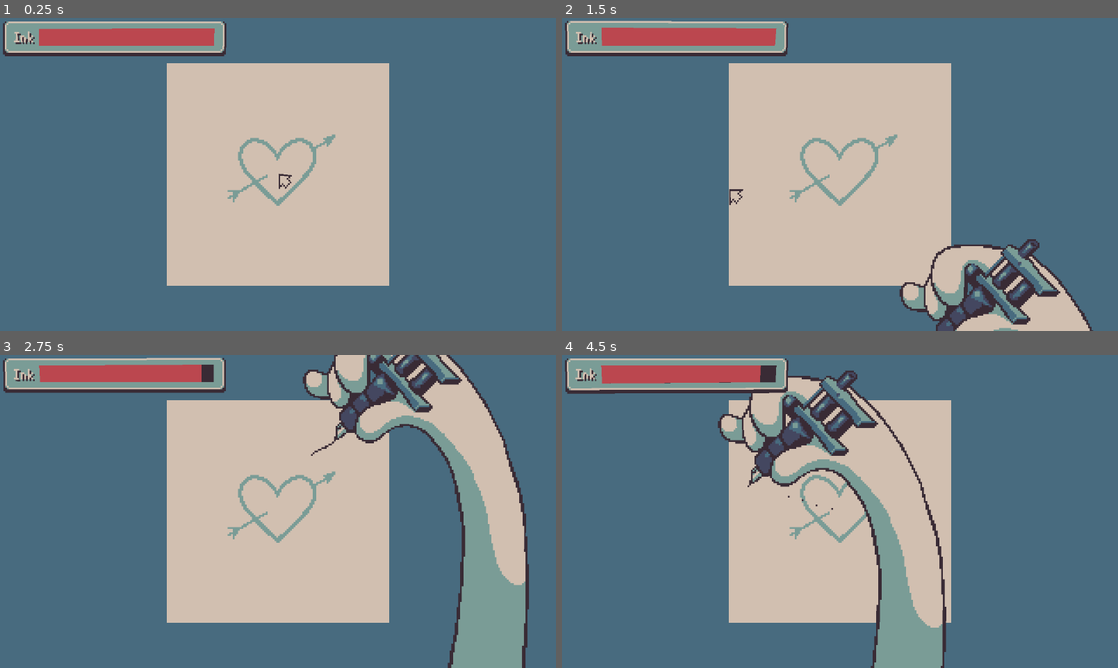
Above: before the commit, frames 1-4 (two rows, left to right).
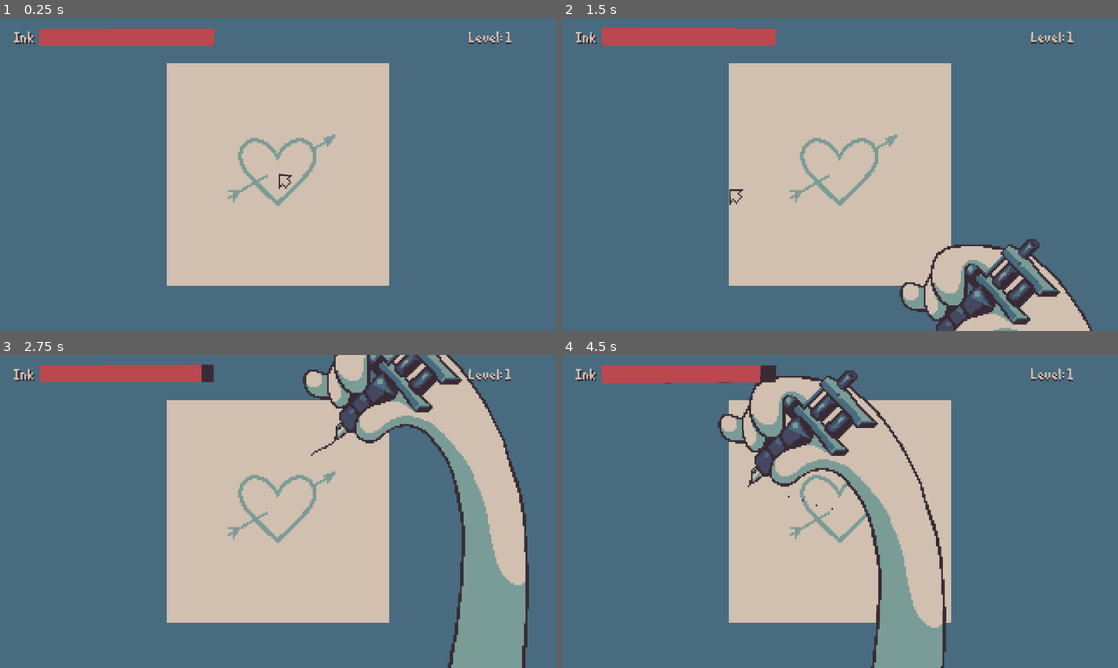
Above: after the commit, the same moments.

Repository: void22790/drunkink_ld58
Game: Godot game, scene res://scenes/root/main.tscn
Same seed, same stepped clock (60 frames per second), same inputs: the game is played once before the commit and once after it.
Inputs (mouse positions are in pixels of both pictures, inside the frame that each line leads up to):
- Up to frame 1 (0.25 s): no input
- Up to frame 2 (1.5 s): move the mouse to (962, 158) at 0.52 s; right-click (962, 158) at 0.6 s; move the mouse to (728, 190) at 1.27 s; right-click (728, 190) at 1.35 s
- Up to frame 3 (2.75 s): move the mouse to (333, 442) at 2.02 s; press the mouse at (333, 442) at 2.03 s; right-click (333, 442) at 2.3 s
- Up to frame 4 (4.5 s): move the mouse to (812, 574) at 2.77 s; release the mouse at (812, 574) at 2.78 s; right-click (812, 574) at 2.85 s; move the mouse to (1006, 558) at 3.52 s; right-click (1006, 558) at 3.6 s; move the mouse to (673, 464) at 4.27 s; click (673, 464) at 4.35 s

The runs differ from the first frame. In frame 1, 2.8% of the frame differs, in the area x 0-92%, y 1-13%; in frame 2, 2.8%; in frame 3, 2.7%; in frame 4, 2.8%.

Commit message:
Morning edits

Diff:
--- a/project.godot
+++ b/project.godot
@@ -35,6 +35,11 @@
 "events": [Object(InputEventMouseButton,"resource_local_to_scene":false,"resource_name":"","device":-1,"window_id":0,"a …(258 unchanged characters)…
 ]
 }
+back={
+"deadzone": 0.2,
+"events": [Object(InputEventKey,"resource_local_to_scene":false,"resource_name":"","device":-1,"window_id":0,"alt_pressed":false,"shift_pressed":false,"ctrl_pressed":false,"meta_pressed":false,"pressed":false,"keycode":0,"physical_keycode":4194305,"key_label":0,"unicode":0,"location":0,"echo":false,"script":null)
+]
+}
 
 [rendering]
 
--- a/scenes/root/main.tscn
+++ b/scenes/root/main.tscn
@@ -71,6 +71,11 @@
 tile_set = ExtResource("3_qo04j")
 collision_enabled = false
 
+[node name="Cig Hand" type="Node2D" parent="."]
+
+[node name="Total Timer" type="Timer" parent="Cig Hand"]
+one_shot = true
+
 [node name="Drawing Hand" type="Node2D" parent="."]
 script = ExtResource("4_t8wu2")
 
@@ -93,6 +98,7 @@
 script = ExtResource("7_7wtdl")
 
 [node name="NinePatchRect" type="NinePatchRect" parent="GUI Control/Ink Bar"]
+visible = false
 material = SubResource("ShaderMaterial_aqeut")
 layout_mode = 0
 offset_left = 2.0
@@ -140,6 +146,59 @@
 value = 80.0
 show_percentage = false
 
+[node name="Level" type="Control" parent="GUI Control"]
+layout_mode = 1
+anchors_preset = 15
+anchor_right = 1.0
+anchor_bottom = 1.0
+grow_horizontal = 2
+grow_vertical = 2
+
+[node name="Level Shadow" type="Label" parent="GUI Control/Level"]
+material = SubResource("ShaderMaterial_7wtdl")
+layout_mode = 0
+offset_left = 270.0
+offset_top = 6.0
+offset_right = 290.0
+offset_bottom = 15.0
+theme_override_colors/font_color = Color(0.22352941, 0.16862746, 0.20784314, 1)
+theme_override_fonts/font = ExtResource("8_gsrg7")
+text = "Level:"
+
+[node name="Level Text" type="Label" parent="GUI Control/Level"]
+material = SubResource("ShaderMaterial_rn6ia")
+layout_mode = 0
+offset_left = 270.0
+offset_top = 5.0
+offset_right = 290.0
+offset_bottom = 14.0
+theme_override_colors/font_color = Color(0.81960785, 0.7490196, 0.6901961, 1)
+theme_override_fonts/font = ExtResource("8_gsrg7")
+text = "Level:"
+
+[node name="Number Shadow" type="Label" parent="GUI Control/Level"]
+material = SubResource("ShaderMaterial_7wtdl")
+layout_mode = 0
+offset_left = 291.0
+offset_top = 6.0
+offset_right = 311.0
+offset_bottom = 15.0
+theme_override_colors/font_color = Color(0.22352941, 0.16862746, 0.20784314, 1)
+theme_override_fonts/font = ExtResource("8_gsrg7")
+text = "1"
+
+[node name="Number Text" type="Label" parent="GUI Control/Level"]
+material = SubResource("ShaderMaterial_rn6ia")
+layout_mode = 0
+offset_left = 291.0
+offset_top = 5.0
+offset_right = 311.0
+offset_bottom = 14.0
+theme_override_colors/font_color = Color(0.81960785, 0.7490196, 0.6901961, 1)
+theme_override_fonts/font = ExtResource("8_gsrg7")
+text = "1
+"
+
 [node name="Mouse Cursor" type="Node2D" parent="."]
 script = ExtResource("7_5gd1g")
 
--- a/scripts/root/drawing_canvas.gd
+++ b/scripts/root/drawing_canvas.gd
@@ -16,6 +16,8 @@
 
 var ink_amount: int = 10
 var max_ink_amount: int
+var total_time: float
+var time_factor: float = 10.0
 
 var cursor_raw_pos: Vector2
 var cursor_pos: Vector2i
@@ -36,6 +38,7 @@
 	canvas_rect = Rect2i(canvas_position, canvas_size)
 	_get_stencil_data()
 	_draw_stencil()
+	print(total_time)
 
 func _process(delta: float) -> void:
 	time += delta
@@ -53,15 +56,16 @@
 func _get_stencil_data() -> void:
 	var texture: Texture2D = load(tt_path)
 	var image: Image = texture.get_image()
-	var ink = 0
+	var ink: float = 0
 	for x in image.get_width():
 		for y in image.get_height():
 			var color = image.get_pixel(x,y)
 			stencil_data.append(color)
 			if color == Color.BLACK:
 				ink += 1
-	stencil_ink = ink
-	ink_amount = ink * Main.difficulty + ink
+	stencil_ink = int(ink)
+	ink_amount = int(ink) * Main.difficulty + int(ink)
+	total_time = floor((ink * Main.difficulty + ink) / time_factor)
 	max_ink_amount = ink_amount
 
 func _draw_stencil() -> void:
